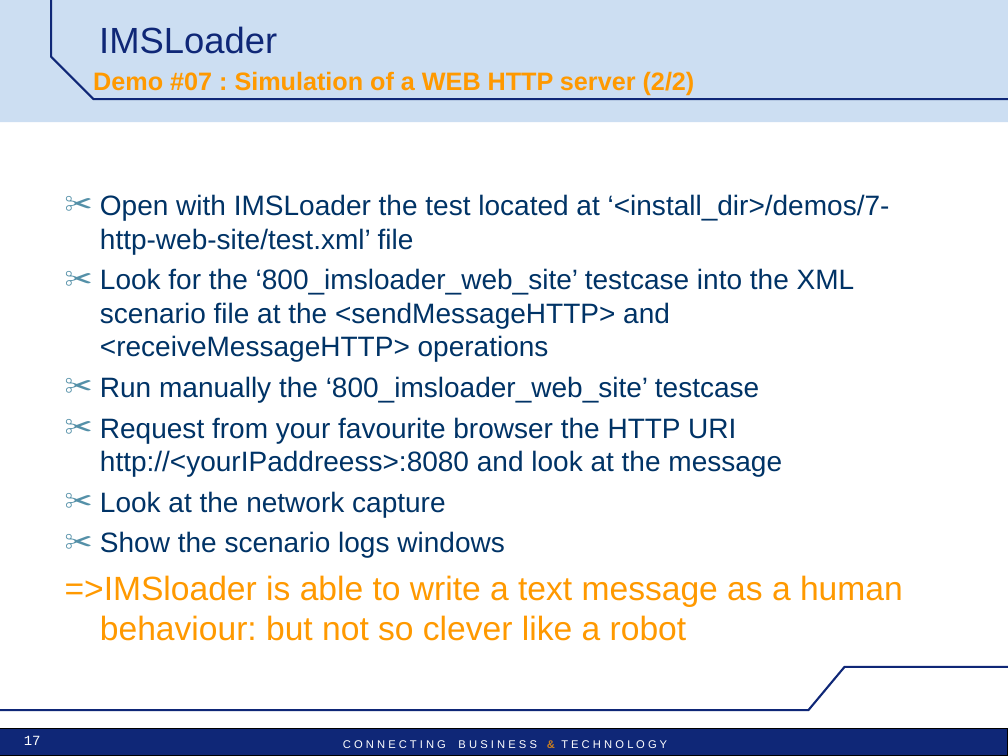
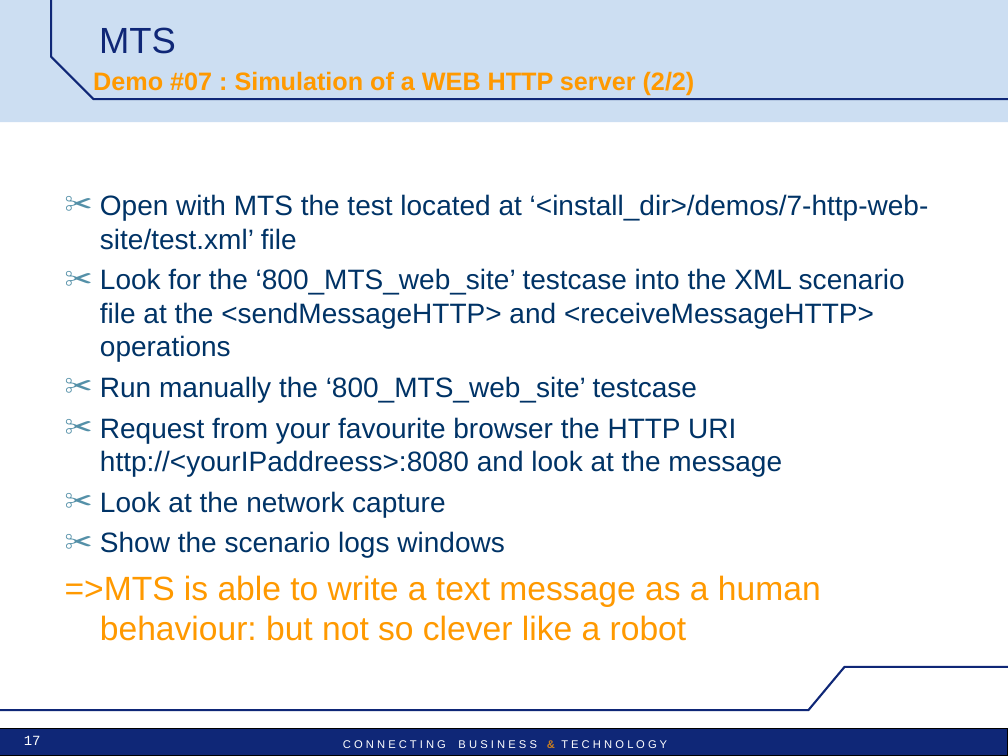
Before and after one commit to satishghiwari/mts-project, a slide deck: slide 17 of mts/src/main/doc/MTS-Pres-demos.ppt. Drawn at 1008x756 pixels with LibreOffice and Linux fonts; fonts in the diff are those of the drawing; background and template pictures are left out. Boxes give left, top, right and bottom in pixels: in the first picture for what was removed or moved away, otherwise in the second. Text is boxed around its words. In the diff, an @@ line names an element or a change of style, - is before the commit and + after.

```diff
--- a/mts/src/main/doc/MTS-Pres-demos.ppt
+++ b/mts/src/main/doc/MTS-Pres-demos.ppt
@@ title at [99,27,176,54]: text changed @@
-IMSLoader
+MTS
@@ text at [100,194,929,402]: text changed @@
-✂ Open with IMSLoader the test located at ‘<install_dir>/demos/7-http-web-site/test.xml’ file
-✂ Look for the ‘800_imsloader_web_site’ testcase into the XML scenario file at the <sendMessageHTTP> and <receiveMessageHTTP> operations
-✂ Run manually the ‘800_imsloader_web_site’ testcase
+✂ Open with MTS the test located at ‘<install_dir>/demos/7-http-web-site/test.xml’ file
+✂ Look for the ‘800_MTS_web_site’ testcase into the XML scenario file at the <sendMessageHTTP> and <receiveMessageHTTP> operations
+✂ Run manually the ‘800_MTS_web_site’ testcase
@@ text at [65,575,821,641]: text changed @@
-=>IMSloader is able to write a text message as a human behaviour: but not so clever like a robot
+=>MTS is able to write a text message as a human behaviour: but not so clever like a robot
```
Also in this commit, not shown: 24 other slides changed, 35 other files.
